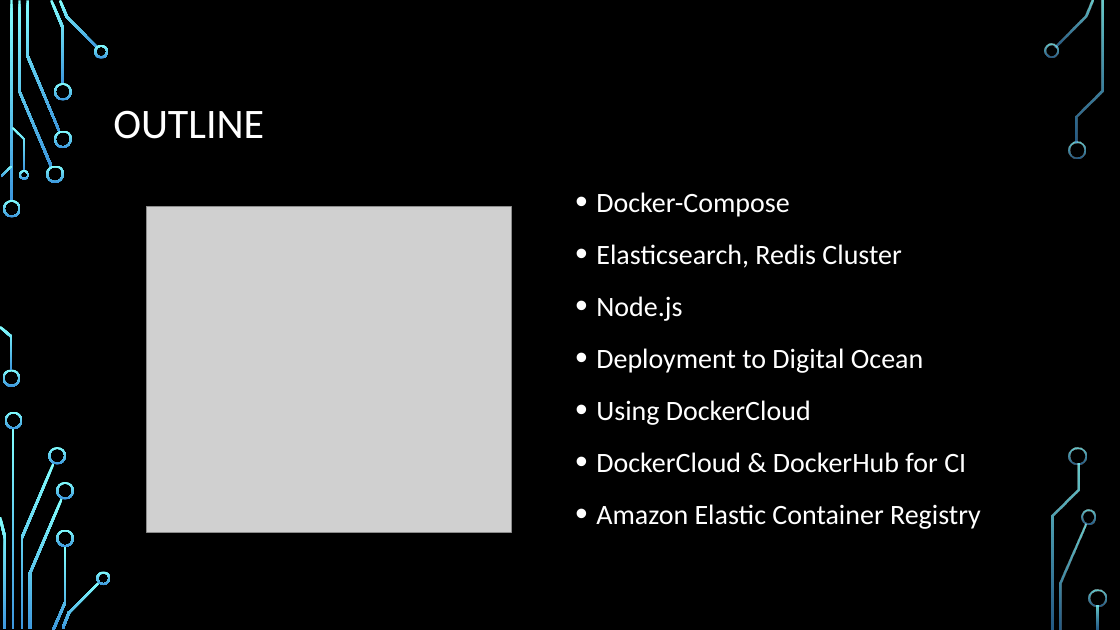
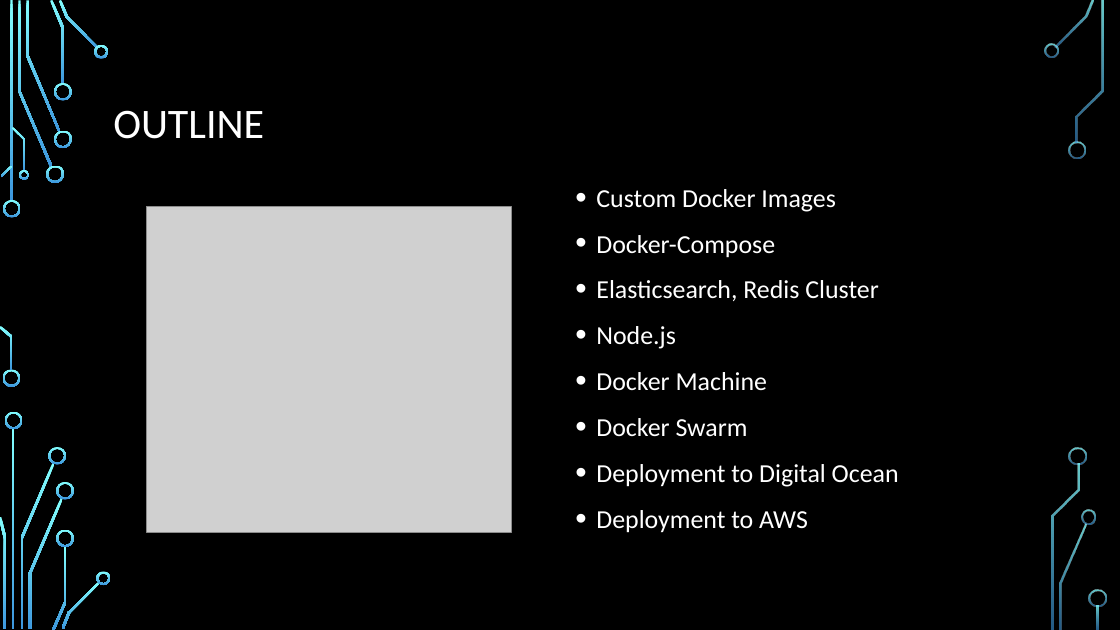
Before and after one commit to serdarmumcu/dockertraining, a slide deck: slide 3 of DOCKER 101.pptx. Drawn at 1120x630 pixels with LibreOffice and Linux fonts; fonts in the diff are those of the drawing; grey boxes stand for pictures; background and template pictures are left out. Boxes give left, top, right and bottom in pixels: in the first picture for what was removed or moved away, otherwise in the second. Text is boxed around its words. In the diff, an @@ line names an element or a change of style, - is before the commit and + after.

```diff
--- a/DOCKER 101.pptx
+++ b/DOCKER 101.pptx
@@ text at (x1=596, y1=189, x2=836, y2=212): paragraph added @@
+• Custom Docker Images
@@ text at (x1=596, y1=235, x2=899, y2=487): size 24 to 22.2 pt in "Docker-Compose", "Elasticsearch, Redis Cluster", "Node.js", "Deployment to Digital Ocean"; line spacing 1.2 to 1.1 @@
@@ text at (x1=596, y1=372, x2=767, y2=436): paragraphs added @@
+• Docker Machine
+• Docker Swarm
@@ text at (x1=596, y1=510, x2=808, y2=533): text changed; size 24 to 22.2 pt @@
-• Using DockerCloud
-• DockerCloud & DockerHub for CI
-• Amazon Elastic Container Registry
+• Deployment to AWS
```
Also in this commit, not shown: 8 other slides changed, 2 slides added.
